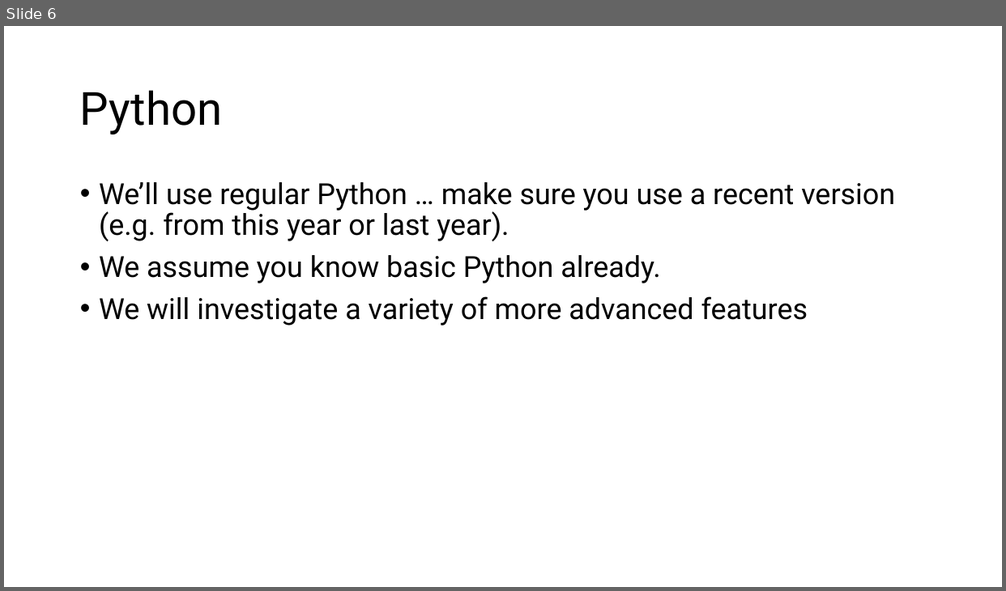
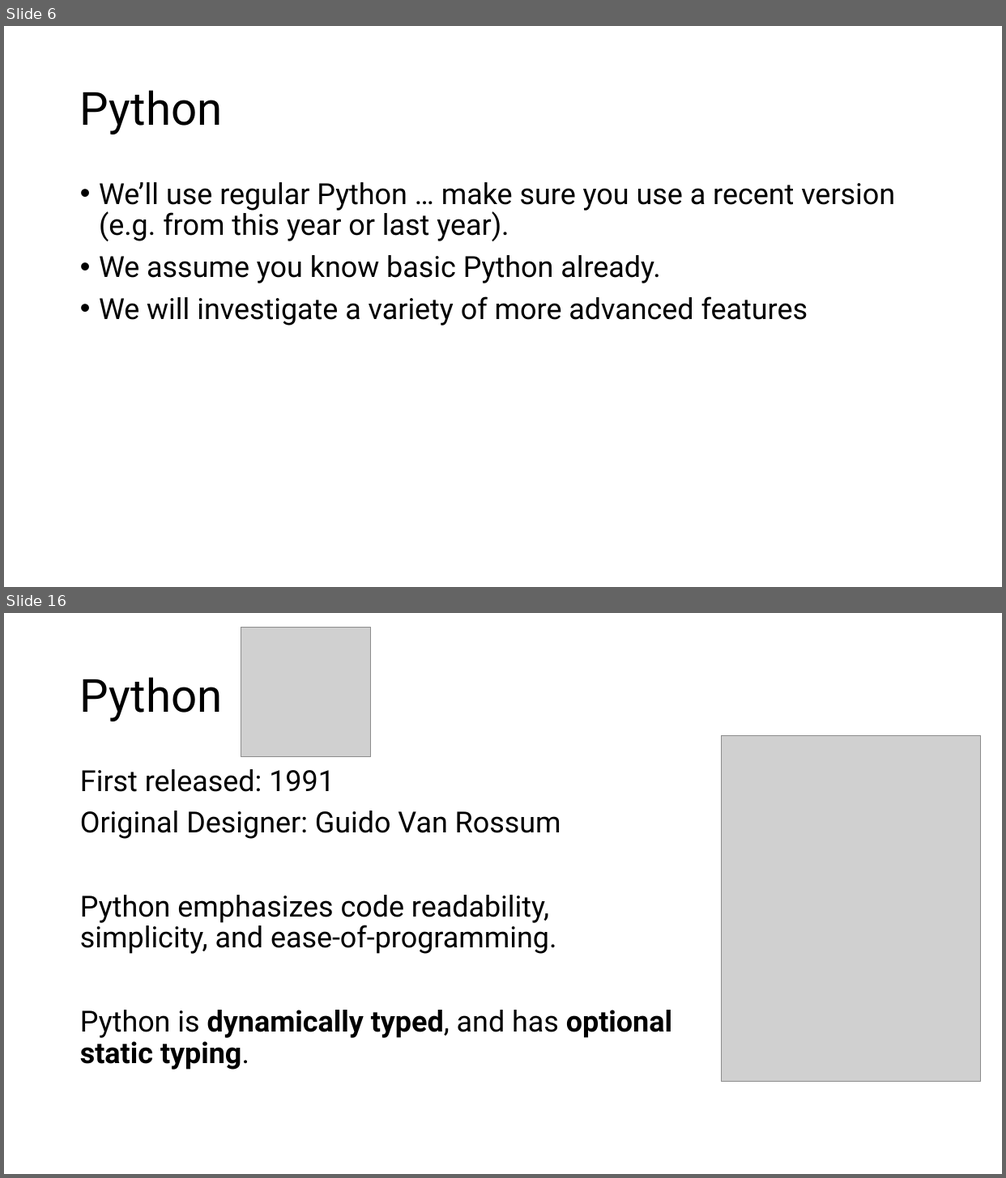
Before and after one commit to tjd1234/cmpt383fall2026, a slide deck: python/PythonIntro.pptx. Shown one above the other, each under a label of ours: slide 6 before the commit, slides 6 and 16 after it; the slides between them are not shown. The pictures are 1006x591 and 1006x1178 pixels, drawn with LibreOffice and Linux fonts; fonts in the diff are those of the drawing; grey boxes stand for pictures. Boxes give left, top, right and bottom in pixels: in the first picture for what was removed or moved away, otherwise in the second. Text is boxed around its words. In the diff, an @@ line names an element or a change of style, - is before the commit and + after.

```diff
--- a/python/PythonIntro.pptx
+++ b/python/PythonIntro.pptx
@@ slide 16 added at bbox=[4, 613, 1002, 1174], background #FFFFFF @@
@@ picture added at bbox=[241, 628, 372, 757] @@
@@ title added at bbox=[80, 677, 223, 722], 44 pt, text #000000 @@
+Python
@@ picture added at bbox=[721, 736, 981, 1082] @@
@@ text added at bbox=[80, 769, 672, 1070], 28 pt, text #000000 @@
+First released: 1991
+Original Designer: Guido Van Rossum
+Python emphasizes code readability, simplicity, and ease-of-programming.
+Python is dynamically typed, and has optional static typing.
```
Also in this commit, not shown: 3 slides changed, 13 other slides added, 1 other file.
